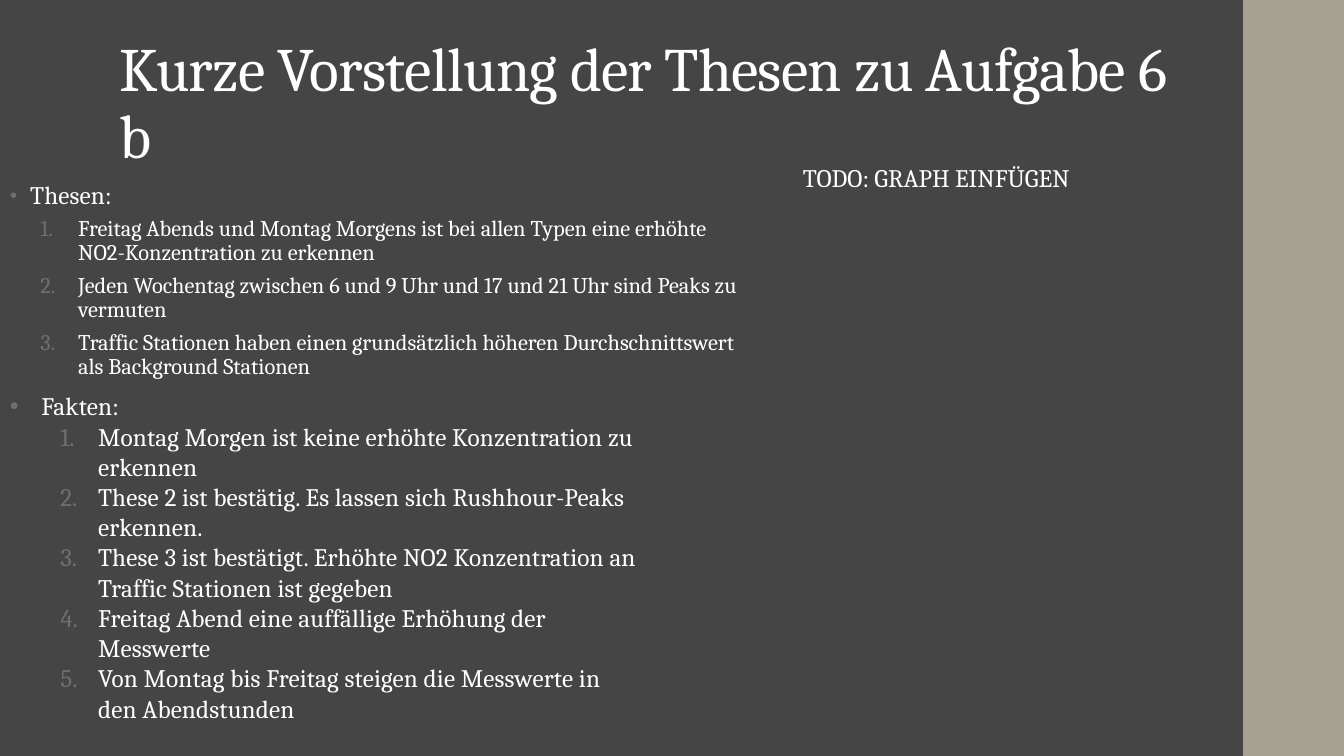
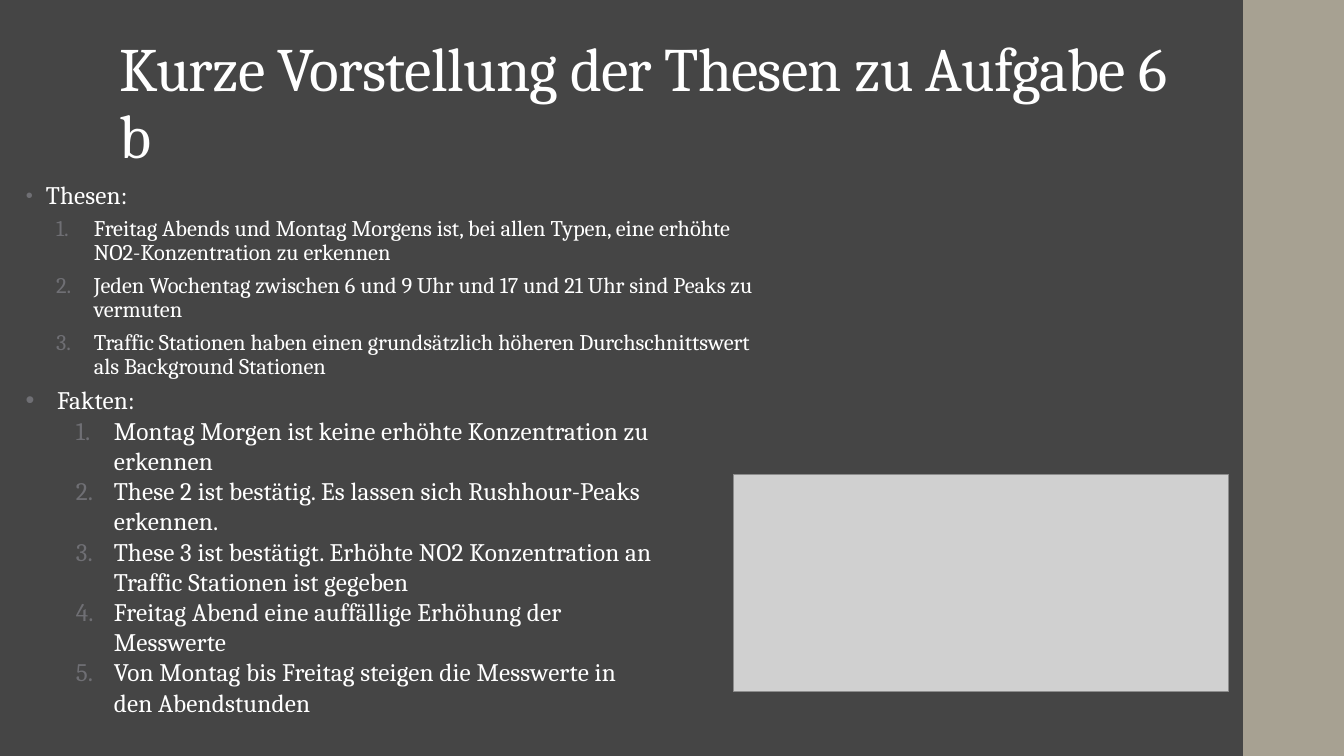
Before and after one commit to JFriedrich29/Studienarbeit-Data-Analytics, a slide deck: slide 9 of Abgabe/Abschlusspräsentation.pptx. Drawn at 1344x756 pixels with LibreOffice and Linux fonts; fonts in the diff are those of the drawing; grey boxes stand for pictures. Boxes give left, top, right and bottom in pixels: in the first picture for what was removed or moved away, otherwise in the second. Text is boxed around its words. In the diff, an @@ line names an element or a change of style, - is before the commit and + after.

```diff
--- a/Abgabe/Abschlusspräsentation.pptx
+++ b/Abgabe/Abschlusspräsentation.pptx
@@ text "Thesen:" moved from (x1=30, y1=186, x2=737, y2=379) to (x1=46, y1=186, x2=752, y2=379) @@
@@ text removed at (x1=803, y1=166, x2=1070, y2=187) @@
-TODO: GRAPH EINFÜGEN
@@ text at (x1=94, y1=220, x2=730, y2=260): text changed @@
-  1. Freitag Abends und Montag Morgens ist bei allen Typen eine erhöhte NO2-Konzentration zu erkennen
+  1. Freitag Abends und Montag Morgens ist, bei allen Typen, eine erhöhte NO2-Konzentration zu erkennen
@@ text "Fakten:" moved from (x1=41, y1=397, x2=636, y2=719) to (x1=57, y1=391, x2=651, y2=713) @@
@@ picture added at (x1=734, y1=475, x2=1229, y2=692) @@
```
Also in this commit, not shown: 9 other slides changed, 8 other files.
